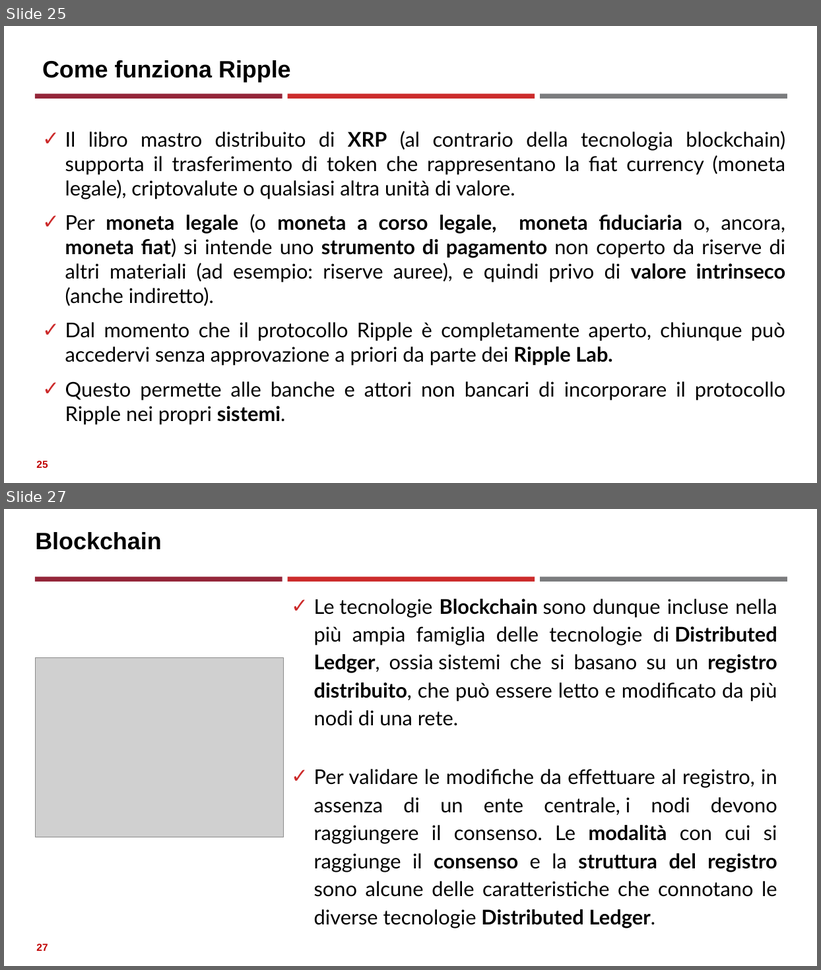
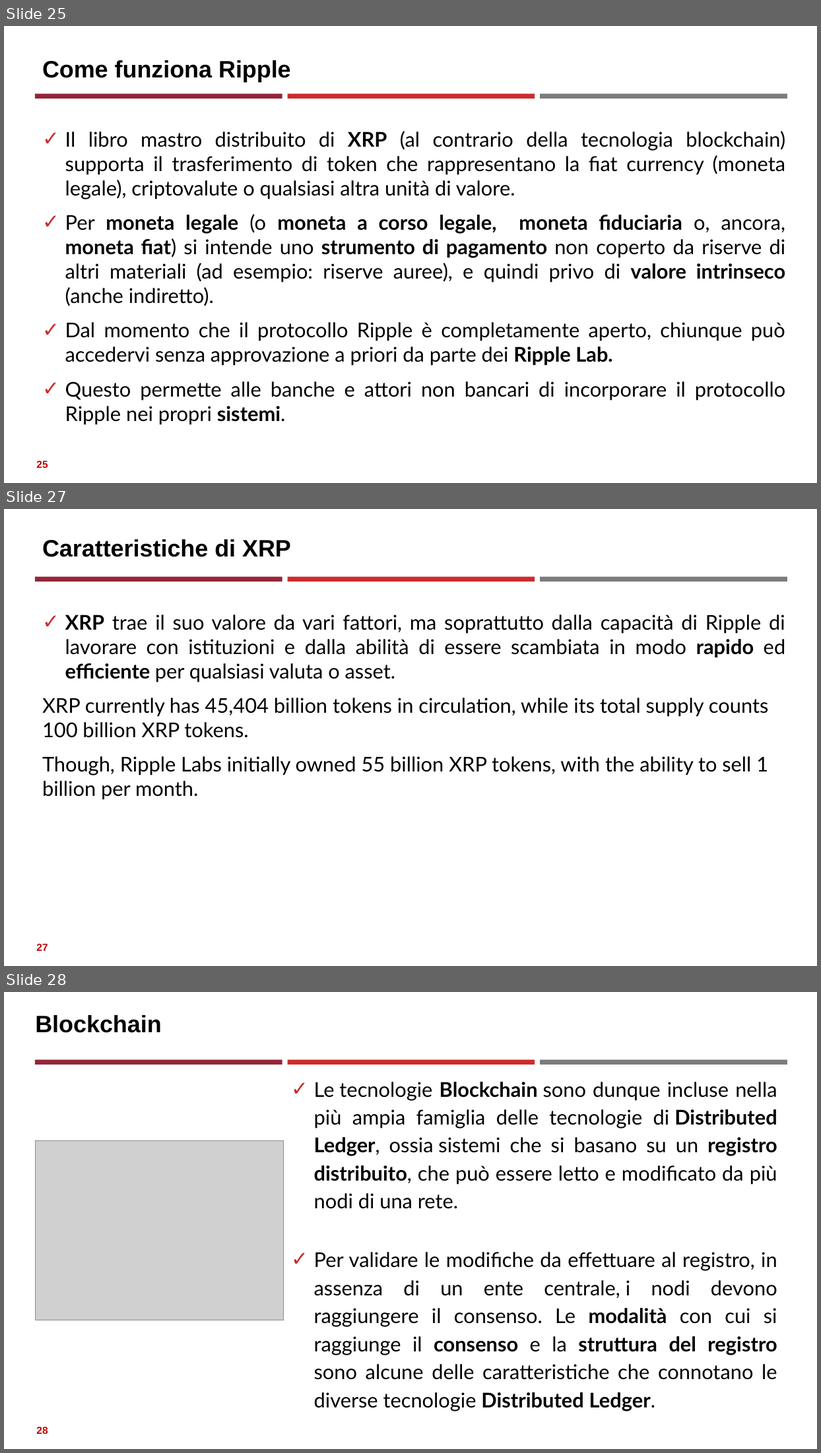
Before and after one commit to neural1977/data_science_interview_material, a slide deck: Assicurazioni/Distributed Ledger Technology_ita.pptx. Shown one above the other, each under a label of ours: slides 25 and 27 before the commit, slides 25, 27 and 28 after it; the slides between them are not shown. The pictures are 821x970 and 821x1453 pixels, drawn with LibreOffice and Linux fonts; fonts in the diff are those of the drawing; grey boxes stand for pictures. Boxes give left, top, right and bottom in pixels: in the first picture for what was removed or moved away, otherwise in the second. Text is boxed around its words. In the diff, an @@ line names an element or a change of style, - is before the commit and + after.

```diff
--- a/Assicurazioni/Distributed Ledger Technology_ita.pptx
+++ b/Assicurazioni/Distributed Ledger Technology_ita.pptx
@@ slide 27 added at (4,509,817,966), background #FFFFFF; not listed: 3 template elements that a slide beside it also shows @@
@@ title added at (42,539,291,557), 28 pt, text #000000, bold @@
+Caratteristiche di XRP
@@ text added at (42,615,786,800), 24 pt, text #000000 @@
+✓ XRP trae il suo valore da vari fattori, ma soprattutto dalla capacità di Ripple di lavorare con istituzioni e dalla abilità di essere scambiata in modo rapido ed efficiente per qualsiasi valuta o asset.
+XRP currently has 45,404 billion tokens in circulation, while its total supply counts 100 billion XRP tokens.
+Though, Ripple Labs initially owned 55 billion XRP tokens, with the ability to sell 1 billion per month.
@@ page number added at (36,944,48,951), 12 pt, text #C00000, bold @@
+27
@@ what was slide 27 is now slide 28 @@
@@ page number at (36,1427,48,1434): text changed @@
-27
+28
```
Also in this commit, not shown: 1 slide changed.
